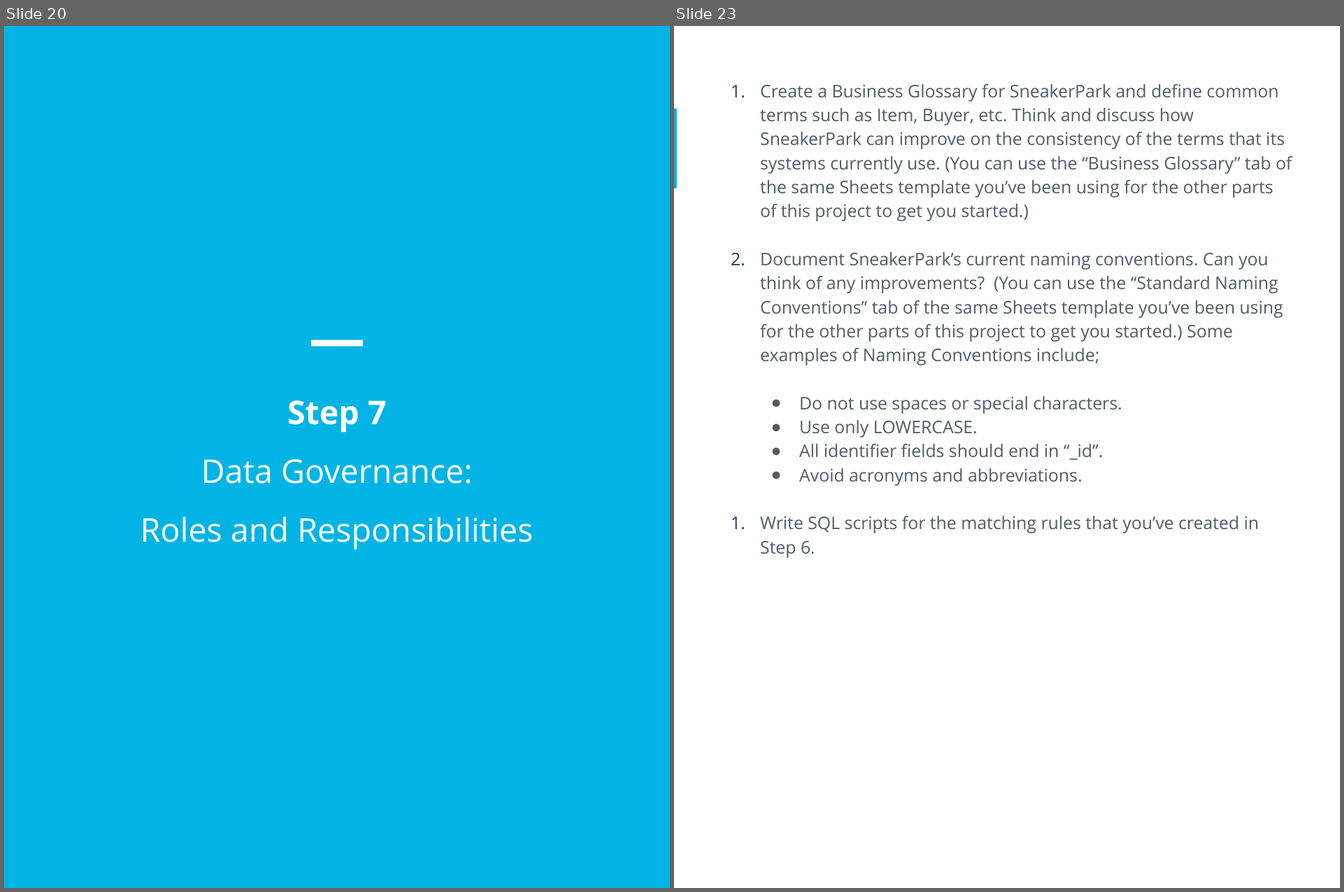
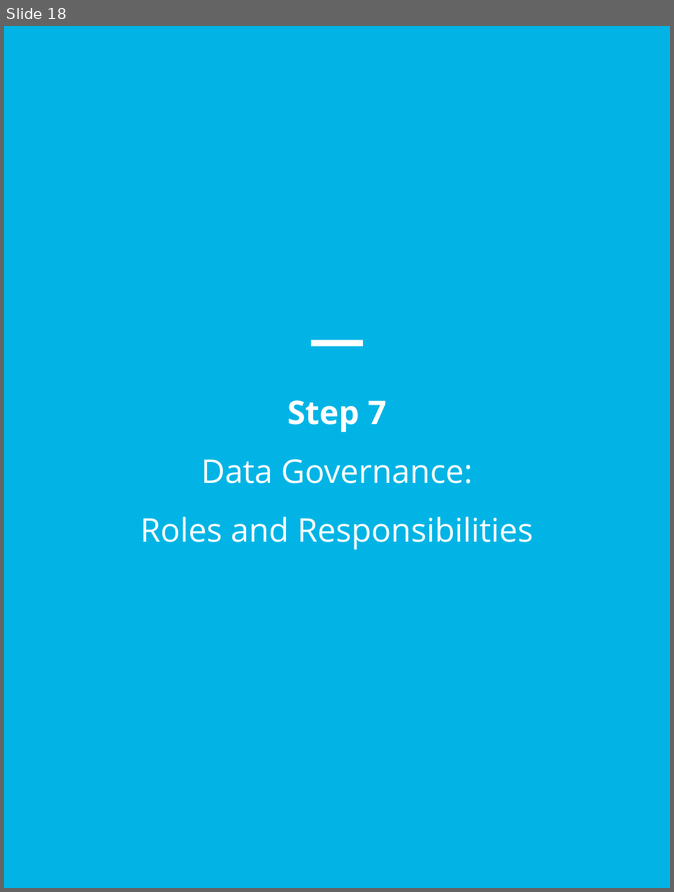
Before and after one commit to SwimLane2/udacity-ai-masters, a slide deck: Modules/03-Data-Architect/projects/Project 4 - SneakerPark Data Governance/report/sneakerpark_data_governance.pptx. Shown side by side, each under a label of ours: slides 20 and 23 before the commit, slide 18 after it; the slides between them are not shown. The pictures are 1344x892 and 674x892 pixels, drawn with LibreOffice and Linux fonts; fonts in the diff are those of the drawing. Boxes give left, top, right and bottom in pixels: in the first picture for what was removed or moved away, otherwise in the second. Text is boxed around its words. In the diff, an @@ line names an element or a change of style, - is before the commit and + after.

Commit message:
Updated project doc

```diff
--- a/Modules/03-Data-Architect/projects/Project 4 - SneakerPark Data Governance/report/sneakerpark_data_governance.pptx
+++ b/Modules/03-Data-Architect/projects/Project 4 - SneakerPark Data Governance/report/sneakerpark_data_governance.pptx
@@ slide 23 removed at (674, 26, 1340, 888), background #FFFFFF @@
@@ text removed at (760, 84, 1292, 558) @@
-1. Create a Business Glossary for SneakerPark and define common terms such as Item, Buyer, etc. Think and discuss how SneakerPark can improve on the consistency of the terms that its systems currently use. (You can use the “Business Glossary” tab of the same Sheets template you’ve been using for the other parts of this project to get you started.)
-2. Document SneakerPark’s current naming conventions. Can you think of any improvements? (You can use the “Standard Naming Conventions” tab of the same Sheets template you’ve been using for the other parts of this project to get you started.) Some examples of Naming Conventions include;
-● Do not use spaces or special characters.
-● Use only LOWERCASE.
-● All identifier fields should end in “_id”.
-● Avoid acronyms and abbreviations.
-1. Write SQL scripts for the matching rules that you’ve created in Step 6.
@@ rectangle removed at (674, 109, 677, 188) @@
@@ what was slide 20 is now slide 18 @@
```
Also in this commit, not shown: 3 slides changed, 3 slides added, 6 other slides removed, 1 other file.
